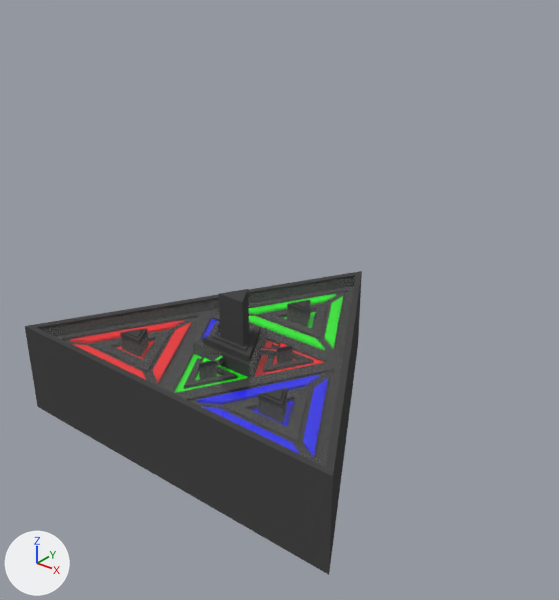
The Blender file Documentacao/InimigoBranco.blend as it was, and as the next commit left it.
Both versions are drawn from a camera (50 mm lens) standing at (32.4, -40.8, 28.1) and looking at (-3.9, 4.5, 0.1). Arrows for +X, +Y and +Z are at lower left; the lights stay in place.

In view in the first picture: 'Torneio', 'TriCollider'.
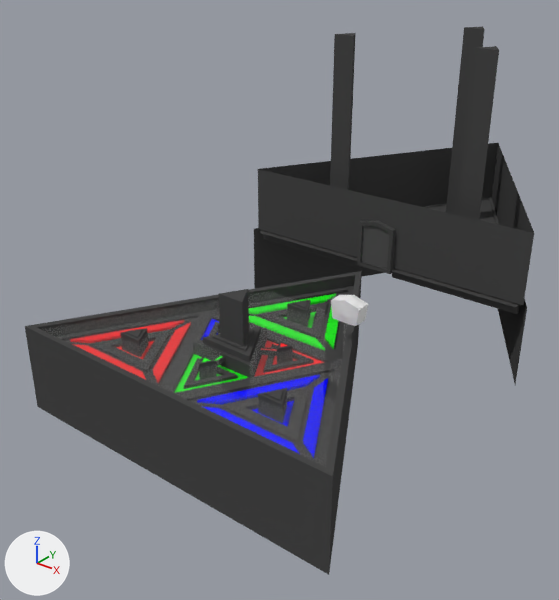
Where the change shows, as pixel boxes (x1, y1, x2, y2) in the pictures (559 x 600 px):
'Lab', added
    after: (254, 26, 534, 384)
'Porta', added
    after: (361, 226, 389, 269)
'Cube.002', shown
    after: (331, 295, 368, 326)
'PortaMoldura', added
    after: (357, 220, 396, 274)

What changed in the scene script:
```text
Add mat_porta:
    mat_porta = principled_material('Porta')
    mat_porta.base_color = (0.0871, 0.0871, 0.0871)  # dark grey #535353
    mat_porta.roughness = 0.0
    mat_porta.specular_ior_level = 0.0
Add mat_torneiofloor_002:
    mat_torneiofloor_002 = principled_material('TorneioFloor.002')
    mat_torneiofloor_002.base_color = (0.0668, 0.0668, 0.0668)  # dark grey #494949
    mat_torneiofloor_002.roughness = 0.0
    mat_torneiofloor_002.specular_ior_level = 0.0
Add me_cube_004:
    me_cube_004.from_pydata(...)  # 100 vertices, 96 faces; spans x -1.44..0.0, y -0.23..0.23, z -0.74..3.11
    # faces by material slot: [66, 8, 8, 8, 6]
    me_cube_004.materials.append(mat_porta)  # dark grey #535353
    me_cube_004.materials.append(mat_cor)  # red #ff001a
    me_cube_004.materials.append(mat_verde)  # green #00ff00
    me_cube_004.materials.append(mat_azul)  # blue #0000ff
    me_cube_004.materials.append(mat_porta)  # dark grey #535353
Add me_cube_003:
    me_cube_003.from_pydata(...)  # 48 vertices, 36 faces; spans x -1.91..0.0, y -0.4..0.51, z -1.21..3.62
    me_cube_003.materials.append(mat_torneiofloor)  # dark grey #494949
Add me_torneio_001:
    me_torneio_001.from_pydata(...)  # 149 vertices, 132 faces; spans x -13.8..13.8, y -8.2..16.0, z -5.0..20.2
    me_torneio_001.materials.append(mat_torneiofloor_002)  # dark grey #494949
Change ob_cube_002:
    remove ob_cube_002.hide_set(True)
Add ob_porta:
    ob_porta = bpy.data.objects.new('Porta', me_cube_004)
    ob_porta.location = (0.0, 13.21, 2.04)
    _m = ob_porta.modifiers.new('Mirror', 'MIRROR')
Add ob_portamoldura:
    ob_portamoldura = bpy.data.objects.new('PortaMoldura', me_cube_003)
    ob_portamoldura.location = (0.0, 13.21, 2.04)
    _m = ob_portamoldura.modifiers.new('Mirror', 'MIRROR')
Add ob_lab:
    ob_lab = bpy.data.objects.new('Lab', me_torneio_001)
    ob_lab.location = (0.0, 20.99, -0.5)
```
